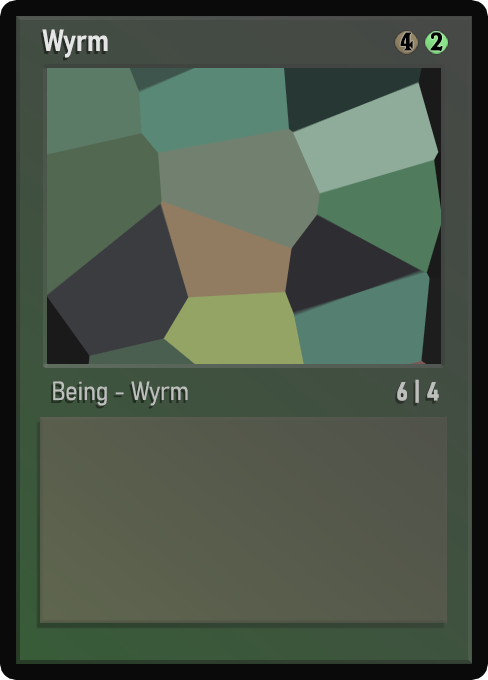
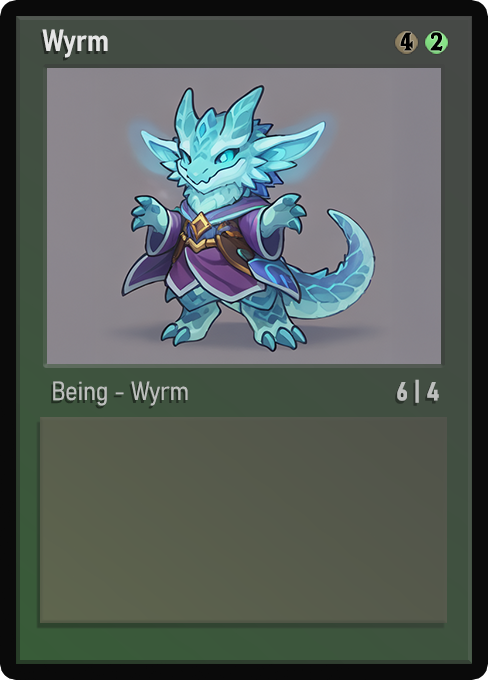
Comparing the layer stacks of the two 488x680 images. Changes:
painted on "Name" over box(66, 35, 107, 58)
painted on "AtkDef" over box(397, 389, 407, 401)
painted on "Class" over box(53, 381, 187, 405)
painted on "Artwork" over box(47, 68, 441, 364)
